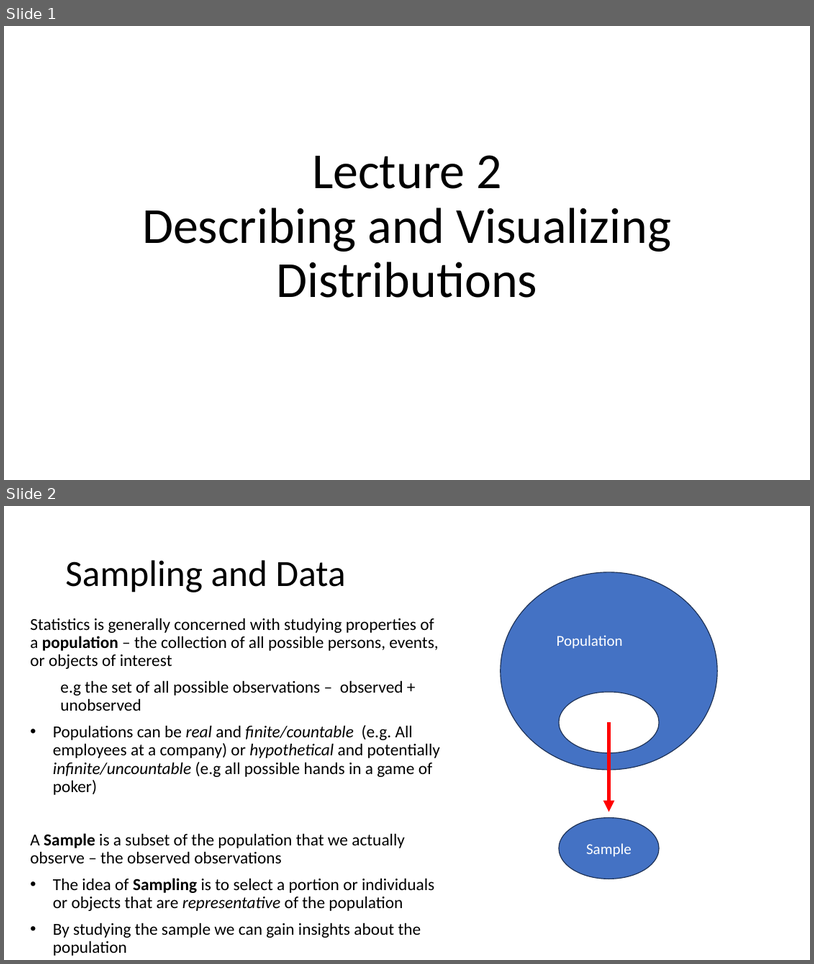
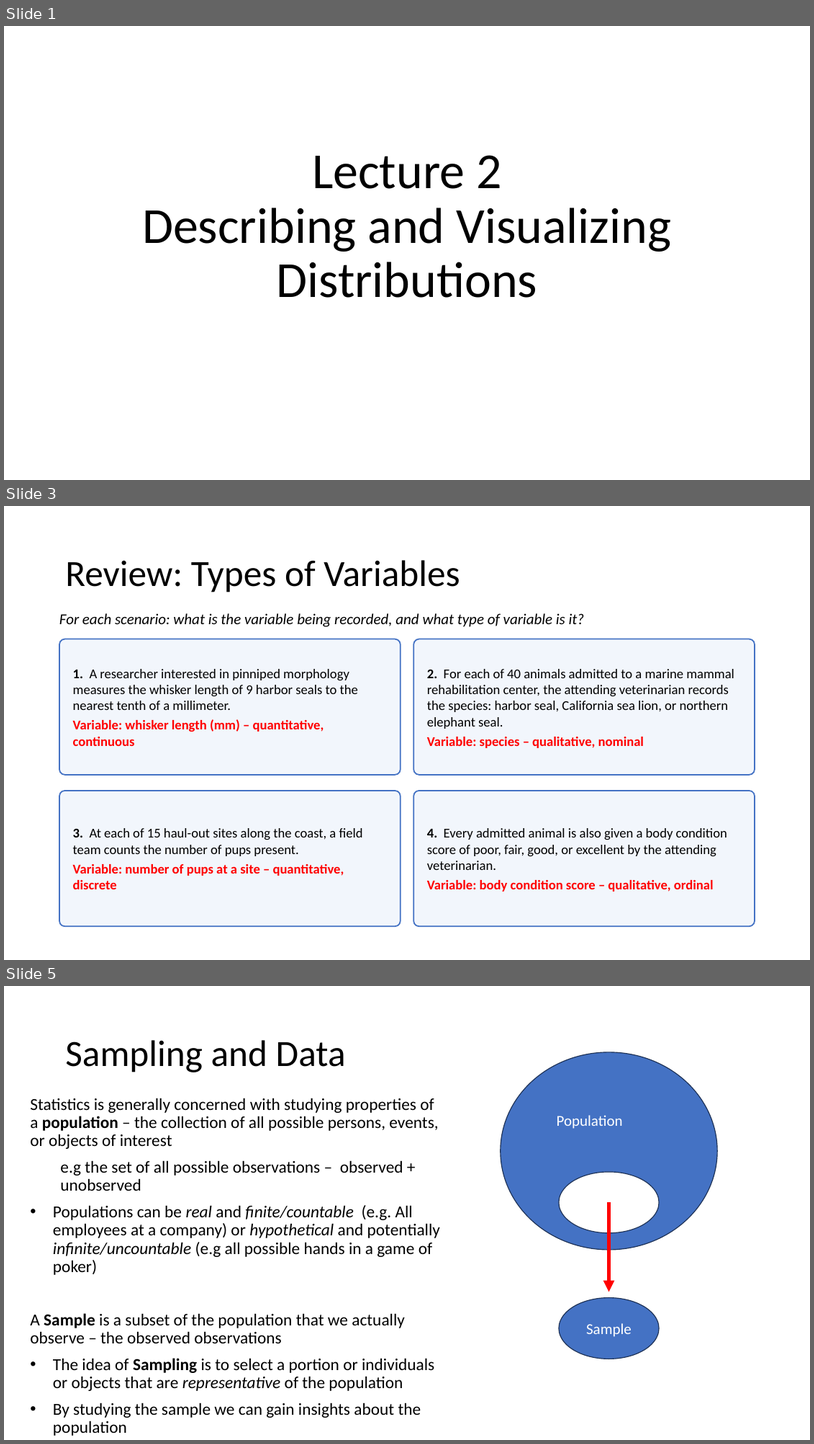
Before and after one commit to Jarred6068/Kvamme_UI_STAT251, a slide deck: docs/lecture_slides/Week 1/Week1_Lecture2_Slides_1_12_2024.pptx. Shown one above the other, each under a label of ours: slides 1 and 2 before the commit, slides 1, 3 and 5 after it; the slides between them are not shown. The pictures are 814x964 and 814x1444 pixels, drawn with LibreOffice and Linux fonts; fonts in the diff are those of the drawing. Boxes give left, top, right and bottom in pixels: in the first picture for what was removed or moved away, otherwise in the second. Text is boxed around its words. In the diff, an @@ line names an element or a change of style, - is before the commit and + after.

```diff
--- a/docs/lecture_slides/Week 1/Week1_Lecture2_Slides_1_12_2024.pptx
+++ b/docs/lecture_slides/Week 1/Week1_Lecture2_Slides_1_12_2024.pptx
@@ slide 3 added at [4, 506, 810, 960], background #FFFFFF @@
@@ title added at [65, 560, 460, 592], 44 pt, text #000000 @@
+Review: Types of Variables
@@ text added at [59, 613, 585, 627], 18 pt, text #000000, italic @@
+For each scenario: what is the variable being recorded, and what type of variable is it?
@@ rounded rectangle added at [59, 639, 401, 775], fill #F2F6FC, outline #4472C4 1.5 pt, 16 pt, text #000000 @@
+1. A researcher interested in pinniped morphology measures the whisker length of 9 harbor seals to the nearest tenth of a millimeter.
+Variable: whisker length (mm) – quantitative, continuous
@@ rounded rectangle added at [414, 639, 756, 775], fill #F2F6FC, outline #4472C4 1.5 pt, 16 pt, text #000000 @@
+2. For each of 40 animals admitted to a marine mammal rehabilitation center, the attending veterinarian records the species: harbor seal, California sea lion, or northern elephant seal.
+Variable: species – qualitative, nominal
@@ rounded rectangle added at [59, 790, 401, 926], fill #F2F6FC, outline #4472C4 1.5 pt, 16 pt, text #000000 @@
+3. At each of 15 haul-out sites along the coast, a field team counts the number of pups present.
+Variable: number of pups at a site – quantitative, discrete
@@ rounded rectangle added at [414, 790, 756, 926], fill #F2F6FC, outline #4472C4 1.5 pt, 16 pt, text #000000 @@
+4. Every admitted animal is also given a body condition score of poor, fair, good, or excellent by the attending veterinarian.
+Variable: body condition score – qualitative, ordinal
@@ what was slide 2 is now slide 5 @@
```
Also in this commit, not shown: 2 slides changed, 3 other slides added, 25 other files.
